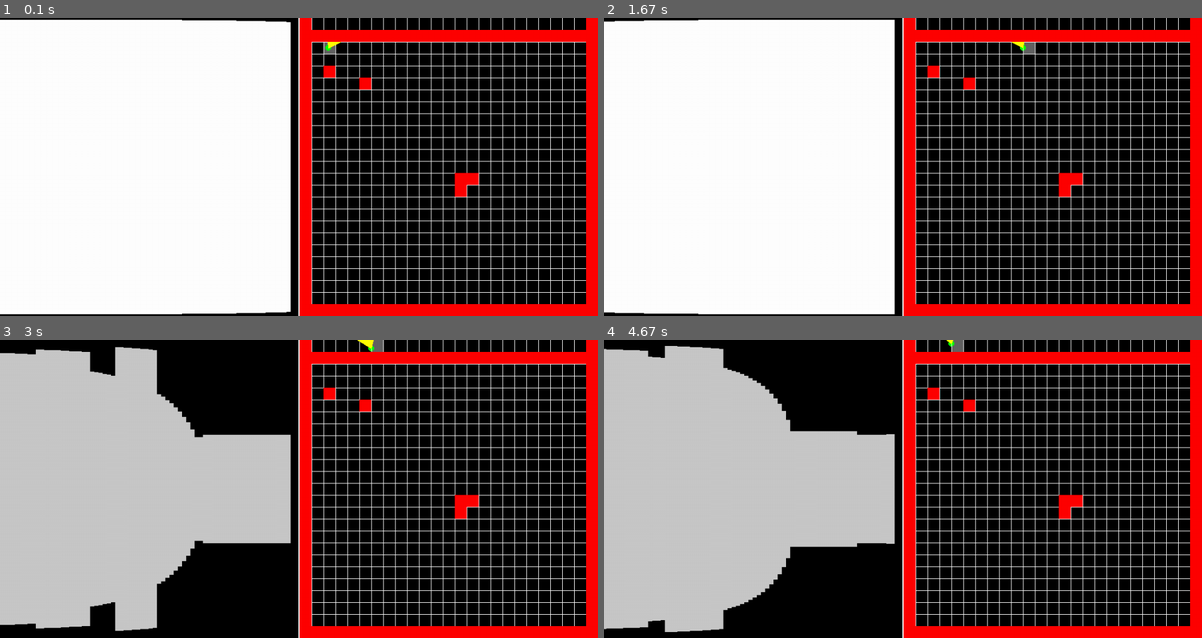
Above: before the commit, frames 1-4 (two rows, left to right).
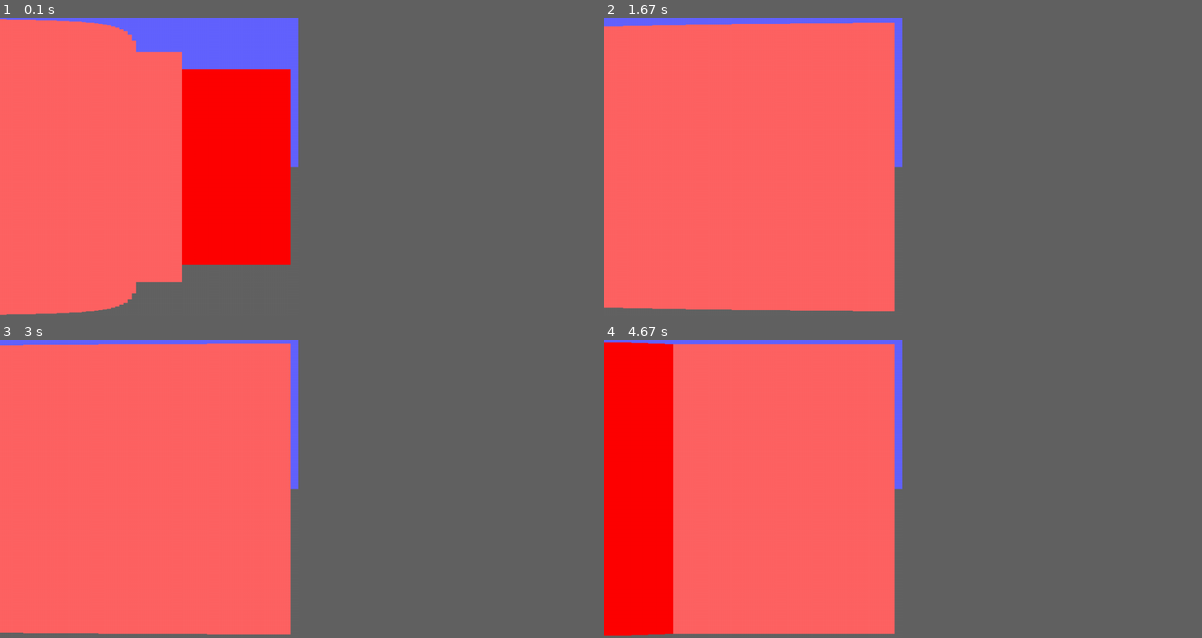
Above: after the commit, the same moments.

Repository: B8its/Pygame-Raycaster
Game: pygame game, started from main.py
Same seed, same stepped clock (60 frames per second), same inputs: the game is played once before the commit and once after it.
Inputs (mouse positions are in pixels of both pictures, inside the frame that each line leads up to):
- Up to frame 1 (0.1 s): no input
- Up to frame 2 (1.67 s): hold Q 0.33-0.8 s; hold D 0.33-0.8 s; move the mouse to (741, 178) at 0.37 s; hold Q 0.83-1.3 s; hold D 0.83-1.3 s; move the mouse to (849, 158) at 0.87 s; hold D from 1.33 s (still down)
- Up to frame 3 (3 s): release D at 1.8 s; hold W 1.83-2.13 s; tap E at 1.98 s; hold A 2.17-2.63 s; hold A from 2.67 s (still down)
- Up to frame 4 (4.67 s): release A at 3.2 s; hold S 3.23-3.53 s; tap E at 3.38, 4.55 s; hold A 3.57-3.97 s; hold W 4-4.37 s; hold D from 4.4 s (still down)
In our replay, the window is 900x449 before the commit and 449x449 after it. These sizes can differ from the game's own. Grey fills any space a smaller window leaves; there, only what the larger window draws over its background counts as a difference.

The runs differ from the first frame. In frame 1, 66% of the frame differs, in the area x 0-100%, y 0-100%; in frame 2, 66%; in frame 3, 66%; in frame 4, 66%.

Commit message:
Update main.py
Half fixed the fish eye problem. Trying to fully solve that problem will require a full rewrite of the raycasting code. 
Added mouse movement, along with controlling the character moving forward at a certain angle. 
Added some functions for finding a way to fix the fish eye problem. Didn't work

Diff:
--- a/main.py
+++ b/main.py
@@ -8,7 +8,7 @@
 
 
 
-screen = pygame.display.set_mode((1002,500)) #Setting the display size, along with some extra space for an extra window.
+screen = pygame.display.set_mode((500,500), flags = pygame.SCALED) #Setting the display size, along with some extra space for an extra window.
 
 class lvl:# A class for managin the levels1
 
@@ -54,12 +54,12 @@
                     pygame.draw.rect(screen, (255,0,0), (x*20+502, y*20, 20,20))
 
 
-class play: #class for the olayer.
+class play: #class for the player.
 
     def __init__(self): #Variables needed for the player. Will have to chnage the y value to z when finished.
         self.x = 550
         self.y = 50
-        self.angle = 30
+        self.angle = 90
         self.fov = 70
         self.anglereset = False
 
@@ -69,9 +69,13 @@
         pygame.draw.circle(screen, (0,255,0), (self.x, self.y), 5)
 
     def movement(self): #All the if statements for doing the movements for the player. Will use it for managing some of the player variables.
-
+        pygame.mouse.set_visible(False)
+
+        pygame.mouse.set_pos((250,250))
+        mousex = pygame.mouse.get_pos()[0]-250
+        #pygame.mouse.set_pos((250,250))
         key = pygame.key.get_pressed()
-
+        self.angle += mousex/10
         if key[pygame.K_w] :
             self.y -=2
         if key[pygame.K_q]:
@@ -89,7 +93,75 @@
         elif self.angle <= 0:
             self.angle = 360
 
-
+    def DirectionalMovement(self):
+        pygame.mouse.set_visible(False)
+        mousex = 0
+        pygame.mouse.set_pos((250,250))
+        mousex = pygame.mouse.get_pos()[0]-250
+        pygame.mouse.set_pos((250,250))
+        self.angle+=mousex/10
+        key = pygame.key.get_pressed()
+        Hdist = 0
+        if key[pygame.K_w]:
+            Hdist = 2
+            if self.angle <= 180:
+                Xdist = math.cos(numpy.radians(self.angle-90))*Hdist
+                Ydist = math.sin(numpy.radians(self.angle-90))*Hdist
+                self.x+=Xdist
+                self.y+=Ydist
+            elif self.angle > 180:
+                Xdist = math.cos(numpy.radians(self.angle-270))*Hdist
+                Ydist = math.sin(numpy.radians(self.angle-270))*Hdist
+                self.x-=Xdist
+                self.y-=Ydist
+
+        if key[pygame.K_s]:
+            Hdist = 2
+            if self.angle <= 180:
+                Xdist = math.cos(numpy.radians(self.angle-90))*Hdist
+                Ydist = math.sin(numpy.radians(self.angle-90))*Hdist
+                self.x-=Xdist
+                self.y-=Ydist
+            elif self.angle > 180:
+                Xdist = math.cos(numpy.radians(self.angle-270))*Hdist
+                Ydist = math.sin(numpy.radians(self.angle-270))*Hdist
+                self.x+=Xdist
+                self.y+=Ydist
+
+        if key[pygame.K_d]:
+            Hdist = 2
+            if self.angle <= 180:
+                Xdist = math.cos(numpy.radians(self.angle))*Hdist
+                Ydist = math.sin(numpy.radians(self.angle))*Hdist
+                self.x+=Xdist
+                self.y+=Ydist
+            elif self.angle > 180:
+                Xdist = math.cos(numpy.radians(self.angle-180))*Hdist
+                Ydist = math.sin(numpy.radians(self.angle-180))*Hdist
+                self.x-=Xdist
+                self.y-=Ydist
+
+        if key[pygame.K_a]:
+            Hdist = 2
+            if self.angle <= 180:
+                Xdist = math.cos(numpy.radians(self.angle))*Hdist
+                Ydist = math.sin(numpy.radians(self.angle))*Hdist
+                self.x-=Xdist
+                self.y-=Ydist
+            elif self.angle > 180:
+                Xdist = math.cos(numpy.radians(self.angle-180))*Hdist
+                Ydist = math.sin(numpy.radians(self.angle-180))*Hdist
+                self.x+=Xdist
+                self.y+=Ydist
+
+        if key[pygame.K_e]:
+            self.angle+=2
+        if key[pygame.K_q]:
+            self.angle-=2
+        if self.angle >= 360:
+            self.angle = 0
+        elif self.angle <= 0:
+            self.angle = 360
     def raycastx(self, lvl): # Casts a ray using the adjacent as the x line on the 2d grid.
         global screen
         gposx = (self.x-502)/20
@@ -207,12 +279,56 @@
                 except:
                     pass
 
+    def drawOpLine(self):
+        global screen
+        Hdist = 25
+
+        BXvalue = math.cos(numpy.radians(self.angle))*int(((Hdist-1)/2))
+        BYvalue = math.sin(numpy.radians(self.angle))*int(((Hdist-1)/2))
+        if self.angle <=180:
+            Offsetx = math.cos(numpy.radians(self.angle-90))*15
+            Offsety = math.sin(numpy.radians(self.angle-90))*15
+            x = self.x+Offsetx
+            y = self.y+Offsety
+        elif self.angle >180:
+            Offsetx = math.cos(numpy.radians(self.angle-270))*15
+            Offsety = math.sin(numpy.radians(self.angle-270))*15
+            x = self.x-Offsetx
+            y = self.y-Offsety
+        pygame.draw.line(screen, (255,0,255), (x-BXvalue, y-BYvalue), (x+BXvalue, y+BYvalue))
+
+    def lineLength(self):
+        global screen
+        length = 0
+        for angle in range(int(self.angle-self.fov/2), int(self.angle+self.fov/2)):
+            a = 0
+            if angle < 0:
+                ang = 360+angle
+            else:
+                ang = angle
+            if ang >360:
+                ang = ang-360
+
+            if ang > self.angle:
+                tang = ang-self.angle
+            else:
+                tang = self.angle-ang
+
+            length = 15/math.cos(numpy.radians(tang))
+            # if tang == 0:
+            #     print(length)
+
+
+        #print(length)
 
     def raycast(self, lvl):
         global screen
+
         length = 500
         xtdist = 1000000**2
         ytdist = 1000000**2
+        bdist = 10000000
+        adist  = 10000000
         gposx = (self.x-502)/20
         gposy = (self.y)/20
         gx = (self.x-502)-(int(gposx)*20)
@@ -224,6 +340,9 @@
         xpoint = 0
         ypoint = 0
         ang = 0
+
+        Hdist = 25
+
         for angle in range(int(self.angle-self.fov/2), int(self.angle+self.fov/2)) :
             gx = (self.x-502)-(int(gposx)*20)
             gy = (self.y) - (int(gposy)*20)
@@ -234,7 +353,12 @@
             if ang >360:
                 ang = ang-360
 
-
+            if ang > self.angle:
+                tang = ang-self.angle
+            else:
+                tang = self.angle-ang
+
+            dist = 200/math.cos(numpy.radians(tang))
             if ang == 0 or ang == 360: # X axis wall detection
                 None
             elif ang >180:
@@ -254,6 +378,7 @@
                     try:
                         if lvl[gpoint[0]-1, gpoint[1]] >0:
                             xtdist = math.sqrt(xdist**2+ydist**2)
+                            adist  = math.cos(numpy.radians(tang))*xtdist
                             break
                     except:
                         pass
@@ -278,6 +403,7 @@
                     try:
                         if lvl[gpoint[0], gpoint[1]] >0:
                             xtdist = math.sqrt(xdist**2+ydist**2)
+                            adist = math.cos(numpy.radians(tang))*xtdist
                             break
                     except:
                         pass
@@ -304,7 +430,7 @@
                         if lvl[gpoint[0], gpoint[1]-1] >0:
 
                             ytdist = math.sqrt(xdist**2+ydist**2)
-
+                            bdist = math.cos(numpy.radians(tang))*ytdist
                             break
                     except:
                         pass
@@ -329,6 +455,7 @@
                     try:
                         if lvl[gpoint[0], gpoint[1]] >0:
                             ytdist = math.sqrt(xdist**2+ydist**2)
+                            bdist = math.cos(numpy.radians(tang))*ytdist
                             break
                     except:
                         pass
@@ -337,20 +464,19 @@
             try:
                 if ang != 0 or ang!=360:
                     if xtdist > ytdist:
-                        length = 500-(ytdist/800*500)
-                        pygame.draw.line(screen, (255,255,255), (int(width*trueI), int(250-length/2)), (int(width*trueI), int(250+length/2)), width = int(width))
+                        length = 500-(bdist/1000*400)
+                        pygame.draw.line(screen, (255,100,100), (int(width*trueI), int(250-length/2)), (int(width*trueI), int(250+length/2)), width = int(width))
                         #print("y")
 
                         pygame.draw.line(screen, (255,255,0), [self.x, self.y], ypoint)
                     else:
-                        length = 500-(xtdist/800*500)
+                        length = 500-(adist/1000*400)
                         #print("n")
-                        pygame.draw.line(screen, (200,200,200), (int(width*trueI), int(250-length/2)), (int(width*trueI), int(250+length/2)), width = int(width))
+                        pygame.draw.line(screen, (255,00,00), (int(width*trueI), int(250-length/2)), (int(width*trueI), int(250+length/2)), width = int(width))
                         pygame.draw.line(screen, (255,255,0), [self.x,self.y], xpoint)
             except:
                 pass
             trueI+=1
-        print(length)
 
         #print(self.angle)
 
@@ -366,6 +492,7 @@
 def main():
     clock = pygame.time.Clock()
     global screen
+    #ygame.display.toggle_fullscreen()
     plane = plan()
     levels = lvl()
     player = play()
@@ -379,14 +506,18 @@
             if event.type == pygame.QUIT:
                 playing = False
 
-        player.movement()
-        screen.fill((0,0,0))
+        player.DirectionalMovement()
+        screen.fill((100,100,100))
+        pygame.draw.rect(screen, (100,100,255), (0,0,500,250))
         pygame.draw.line(screen, (255,255,255), (501, 0), (501,500), width=3)
         player.drawGridin(levels.lvl1)
         player.drawGridPlayer()
         plane.drawgrid()
+        #player.movement()
         plane.drawblock(levels.lvl1)
         player.raycast(levels.lvl1)
+        player.drawOpLine()
+        player.lineLength()
         #player.raycasty(levels.lvl1)
         pygame.display.update()
         pygame.display.flip()
